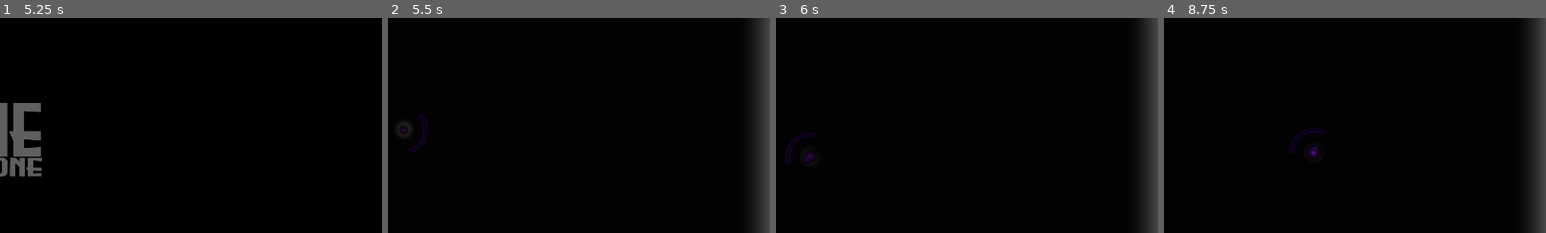
Above: before the commit, frames 1-4 (left to right).
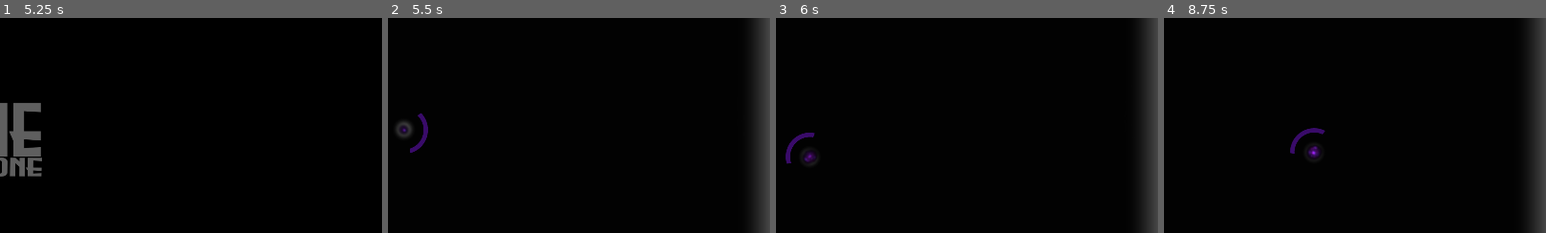
Above: after the commit, the same moments.

Repository: Ascept94/GameHamBurger
Game: Godot game, scene res://SplashScreen.tscn
The game is run twice, just before and just after one commit, with the same random seed, the same clock (stepped at 60 frames per second) and the same inputs.
Inputs (mouse positions are % of the whole screen's width and height, from its top left):
- Up to frame 1 (5.25 s): move the mouse to (72, 45) at 0.52 s; hold D (move_right) 0.53-1.28 s; tap Enter at 1.25, 4.25 s; move the mouse to (30, 55) at 1.27 s; hold S (move_down) 1.28-2.03 s; move the mouse to (60, 28) at 2.02 s; hold D (move_right) 2.03-2.78 s; tap Space at 2.75, 5 s; move the mouse to (45, 70) at 2.77 s; hold W (move_up) 2.78-3.53 s; move the mouse to (80, 65) at 3.52 s; hold A (move_left) 3.53-5.03 s; move the mouse to (20, 35) at 4.27 s; move the mouse to (55, 50) at 5.02 s; hold S (move_down) from 5.03 s (still down)
- Up to frame 2 (5.5 s): keep holding S (move_down)
- Up to frame 3 (6 s): move the mouse to (35, 25) at 5.77 s; release S (move_down) at 5.78 s; hold D (move_right) from 5.78 s (still down)
- Up to frame 4 (8.75 s): move the mouse to (72, 45) at 6.52 s; release D (move_right) at 6.53 s; hold W (move_up) 6.53-7.28 s; move the mouse to (30, 55) at 7.27 s; hold D (move_right) 7.28-8.03 s; move the mouse to (60, 28) at 8.02 s; hold S (move_down) from 8.03 s (still down)
The pictures show only the part of the screen within x 50-100%, y 23-73%; the shares and areas given below are measured in that part.

Frame 1 is identical in both runs. In frame 2, 0.3% of the frame differs, in the area x 3-11%, y 44-63%; in frame 3, 0.3%; in frame 4, 0.4%, in the area x 33-42%, y 51-65%.

Commit message:
Últimos retoques

Diff:
--- a/Scenes/Light2D.tscn
+++ b/Scenes/Light2D.tscn
@@ -11,10 +11,11 @@
 [node name="PointLight" type="Node2D"]
 script = ExtResource( 4 )
 speed = 225.0
-radius = 250.0
+radius = 500.0
 
 [node name="Light2D" type="Light2D" parent="."]
 position = Vector2( 0, -1.27631 )
+scale = Vector2( 2, 2 )
 texture = ExtResource( 2 )
 energy = 9.23
 shadow_enabled = true
@@ -43,6 +44,7 @@
 shadow_enabled = true
 
 [node name="Area2D" type="Area2D" parent="."]
+scale = Vector2( 2, 2 )
 
 [node name="CollisionShape2D" type="CollisionShape2D" parent="Area2D"]
 shape = SubResource( 1 )
--- a/Scenes/Player.tscn
+++ b/Scenes/Player.tscn
@@ -5,7 +5,6 @@
 [ext_resource path="res://Sprites/Light.png" type="Texture" id=3]
 
 [sub_resource type="CanvasItemMaterial" id=1]
-blend_mode = 4
 
 [sub_resource type="OccluderPolygon2D" id=2]
 polygon = PoolVector2Array( 0, 10, 0, -10 )
@@ -24,7 +23,7 @@
 
 [node name="Polygon2D" type="Polygon2D" parent="."]
 material = SubResource( 1 )
-color = Color( 0.0901961, 0.0117647, 0.180392, 1 )
+color = Color( 0.447059, 0.0901961, 0.823529, 1 )
 antialiased = true
 polygon = PoolVector2Array( 0, 10, 0, -10, 5, -10, 5, 10 )
 
@@ -37,4 +36,4 @@
 [node name="Light2D" type="Light2D" parent="ParticlesCentral"]
 texture = ExtResource( 3 )
 texture_scale = 0.05
-energy = 7.28
+energy = 9.66
--- a/Scenes/Spawer.tscn
+++ b/Scenes/Spawer.tscn
@@ -15,7 +15,7 @@
 autostart = true
 
 [node name="StarTimer" type="Timer" parent="."]
-wait_time = 1.7
+wait_time = 1.75
 
 [node name="OffsetTimer" type="Timer" parent="."]
 wait_time = 3.6
--- a/Scripts/PoinLight.gd
+++ b/Scripts/PoinLight.gd
@@ -41,7 +41,10 @@
 		#yield(get_tree().create_timer(0.001), "timeout")
 		if not $RayCast2D.is_colliding():
 			emit_signal("damage", player_distance)
+	else:
+		$RayCast2D.set_cast_to(Vector2(0,0))
 	pass
+
 func _check_screen_bounds():
 	var window_size = get_viewport().size
 	if global_position.y > window_size.y:
